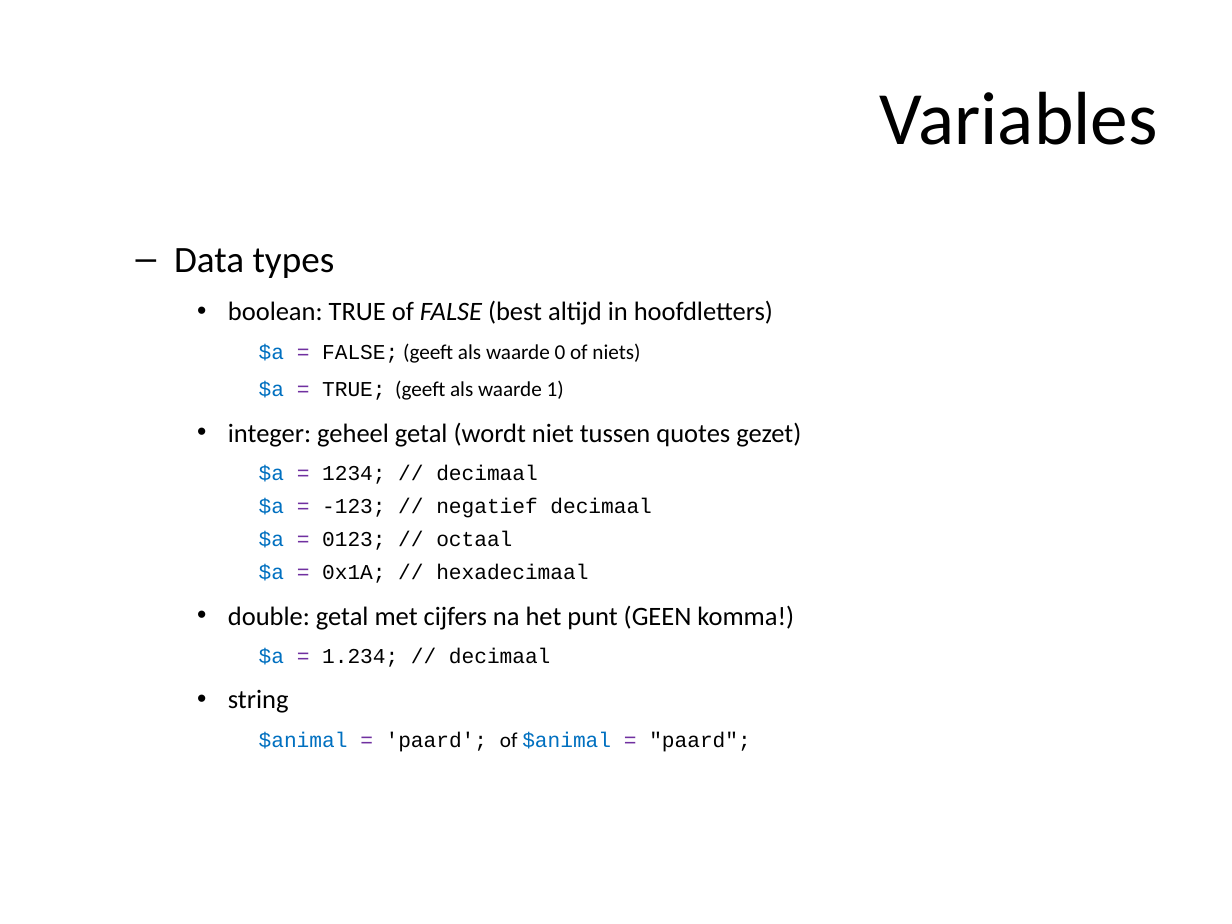
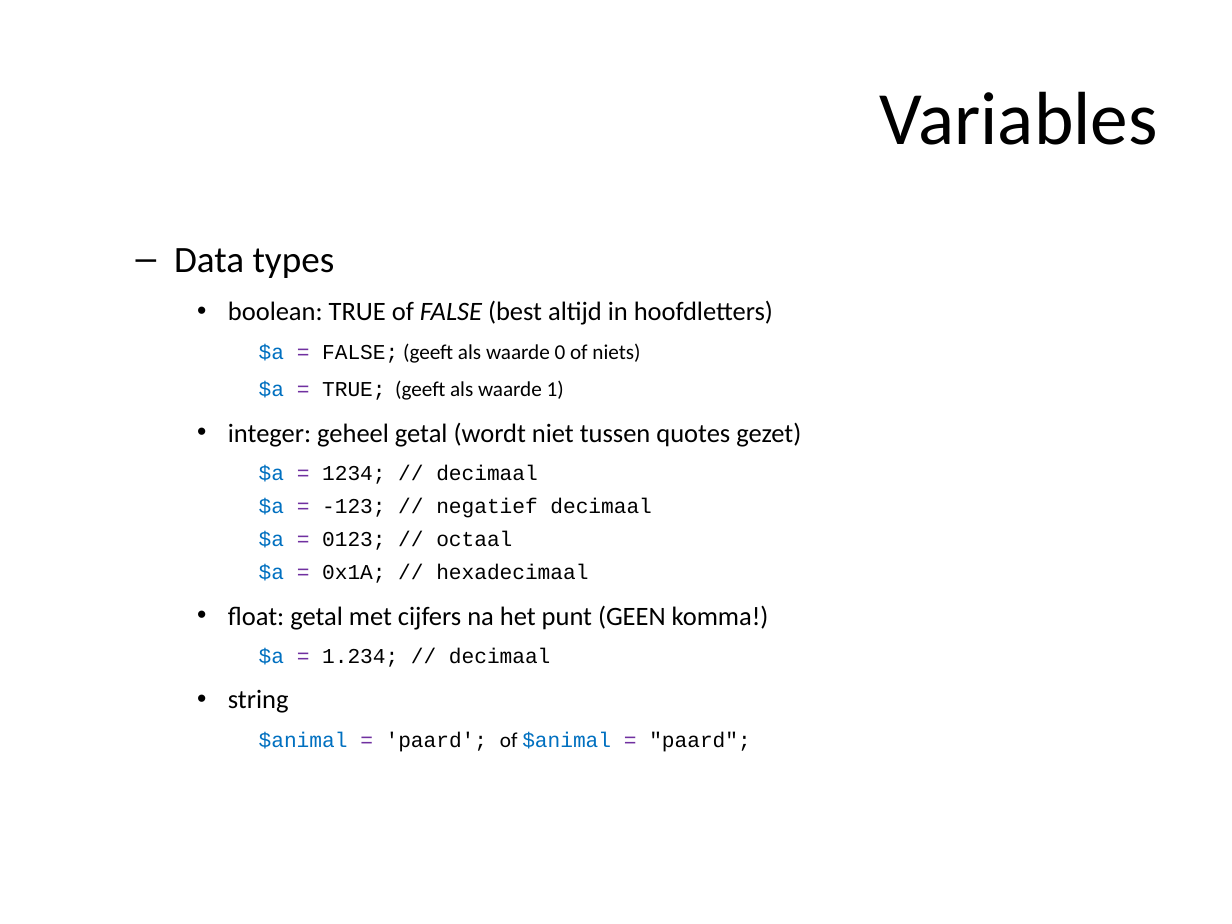
Before and after one commit to ajkea/web-backend-1, a slide deck: slide 38 of public/cursus/web-backend-inleiding.pptx. Drawn at 1232x924 pixels with LibreOffice and Linux fonts; fonts in the diff are those of the drawing. Boxes give left, top, right and bottom in pixels: in the first picture for what was removed or moved away, otherwise in the second. Text is boxed around its words. In the diff, an @@ line names an element or a change of style, - is before the commit and + after.

```diff
--- a/public/cursus/web-backend-inleiding.pptx
+++ b/public/cursus/web-backend-inleiding.pptx
@@ text at bbox=[228, 605, 769, 630]: text changed @@
-    • double: getal met cijfers na het punt (GEEN komma!)
+    • float: getal met cijfers na het punt (GEEN komma!)
```
Also in this commit, not shown: 3 other files.
